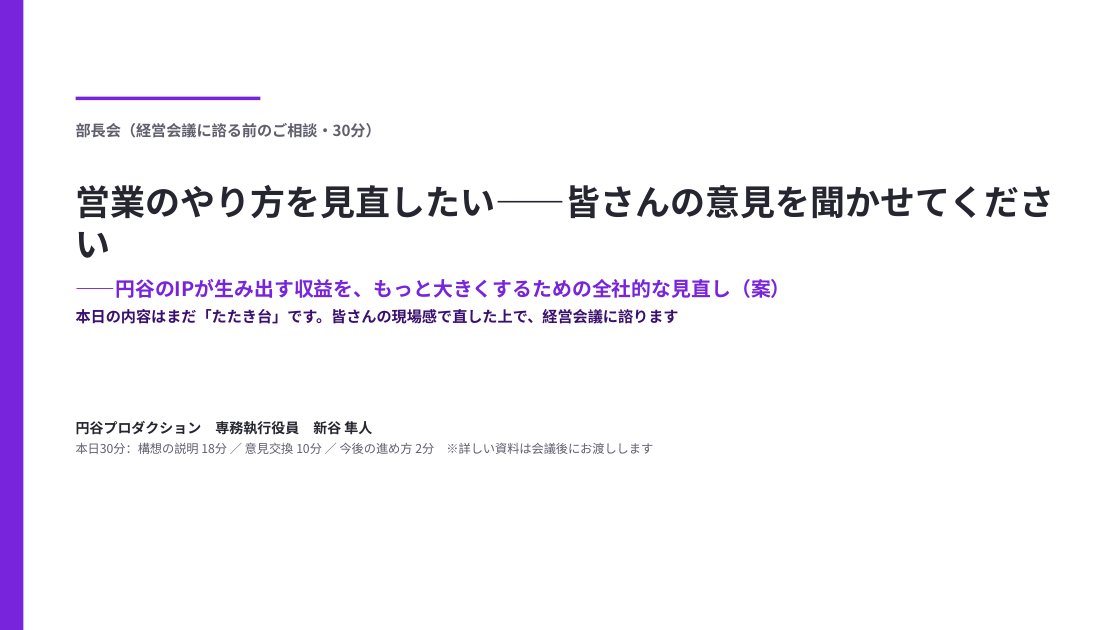
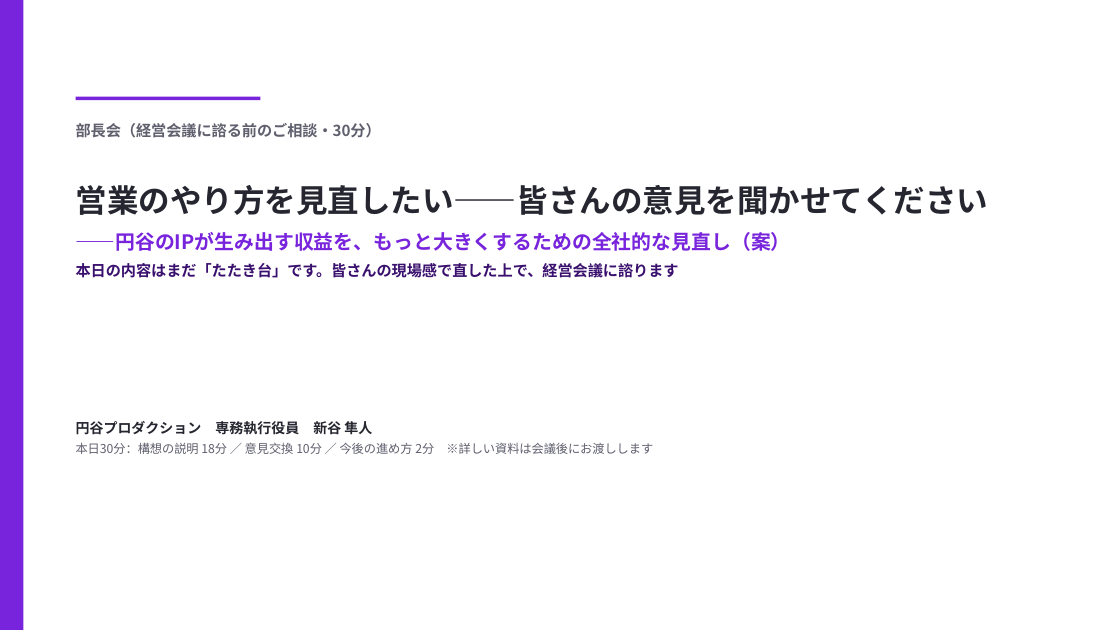
Before and after one commit to hayatoshintani-spe/kessho-lens, a slide deck: slide 1 of docs/営業改革_部長会共有資料.pptx. Drawn at 1120x630 pixels with LibreOffice and Linux fonts; fonts in the diff are those of the drawing. Boxes give left, top, right and bottom in pixels: in the first picture for what was removed or moved away, otherwise in the second. Text is boxed around its words. In the diff, an @@ line names an element or a change of style, - is before the commit and + after.

```diff
--- a/docs/営業改革_部長会共有資料.pptx
+++ b/docs/営業改革_部長会共有資料.pptx
@@ text at [76, 185, 989, 215]: size 30 to 27 pt in "営業のやり方を見直したい——皆さんの意見を聞かせてください" @@
```
Also in this commit, not shown: 1 other file.
